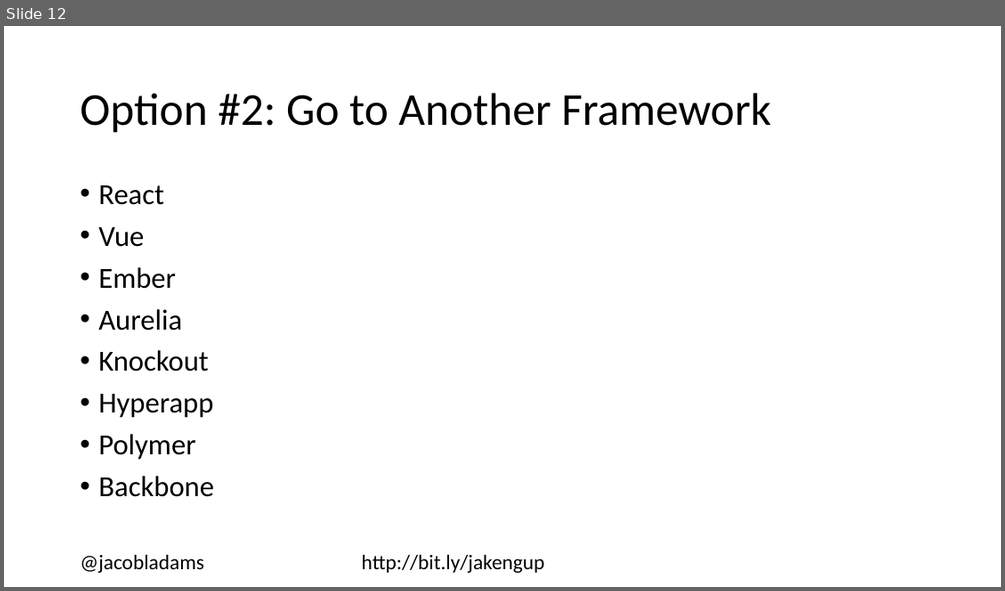
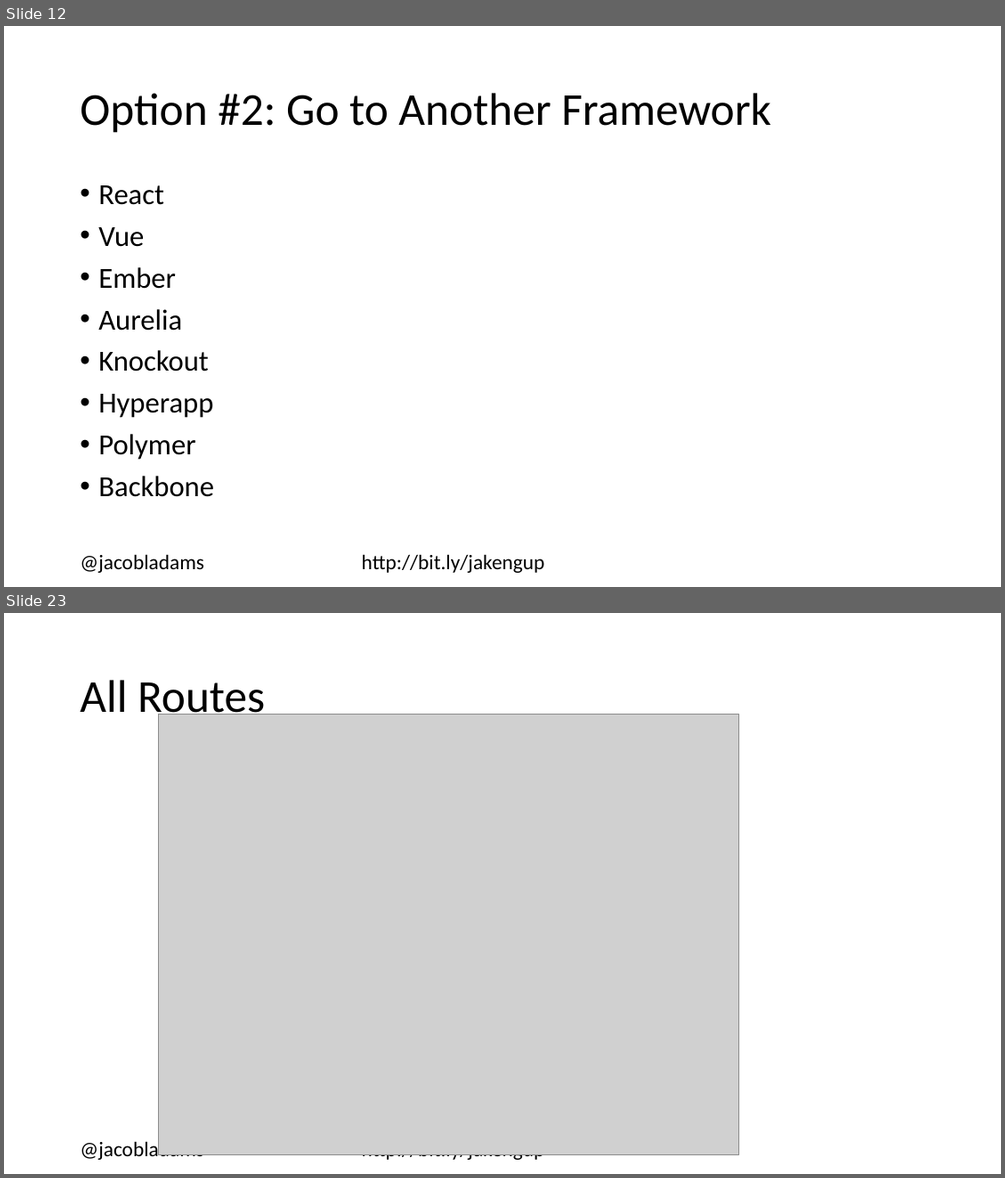
Before and after one commit to jacobladams/upgrading-from-angularjs-1-to-angular-2-plus-presentation, a slide deck: Upgrading from AngularJS 1 to Angular 2+.pptx. Shown one above the other, each under a label of ours: slide 12 before the commit, slides 12 and 23 after it; the slides between them are not shown. The pictures are 1005x591 and 1005x1178 pixels, drawn with LibreOffice and Linux fonts; fonts in the diff are those of the drawing; grey boxes stand for pictures. Boxes give left, top, right and bottom in pixels: in the first picture for what was removed or moved away, otherwise in the second. Text is boxed around its words. In the diff, an @@ line names an element or a change of style, - is before the commit and + after.

```diff
--- a/Upgrading from AngularJS 1 to Angular 2+.pptx
+++ b/Upgrading from AngularJS 1 to Angular 2+.pptx
@@ slide 23 added at [4,613,1001,1174], background #FFFFFF @@
@@ title added at [80,680,265,722], 44 pt, text #000000 @@
+All Routes
@@ picture added at [158,714,738,1154] @@
@@ text added at [80,1138,545,1161], 20 pt, text #000000 @@
+@jacobladams http://bit.ly/jakengup
```
Also in this commit, not shown: 7 slides changed, 8 other slides added.
